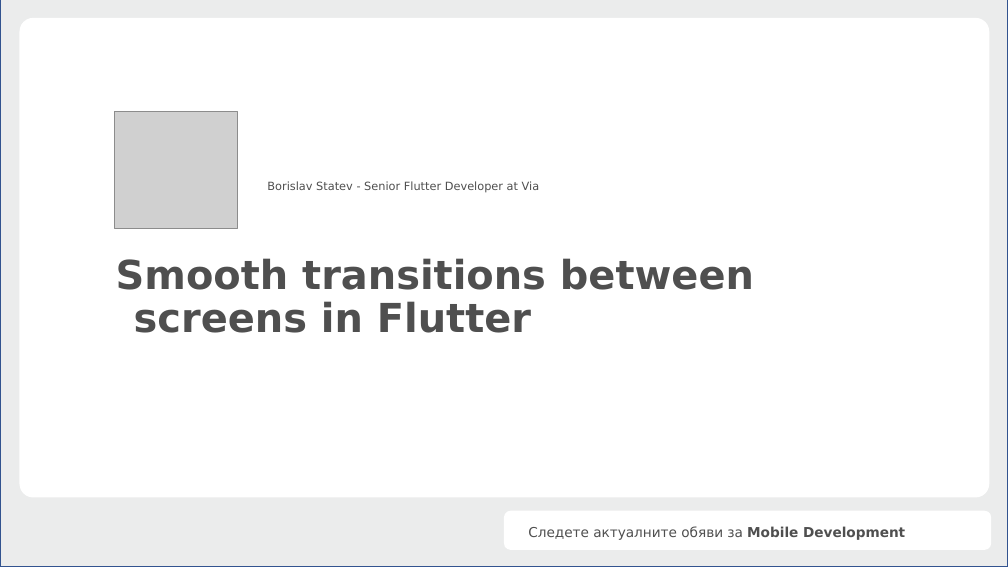
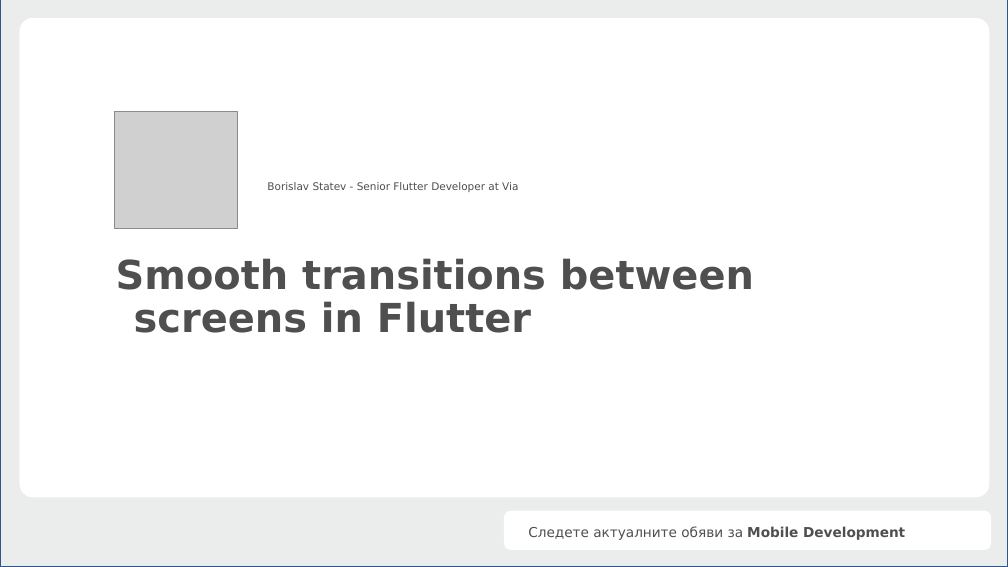
Before and after one commit to BobbyStatev/SmoothTransitionsFlutter, a slide deck: slide 1 of Smooth transitions.pptx. Drawn at 1008x567 pixels with LibreOffice and Linux fonts; fonts in the diff are those of the drawing; grey boxes stand for pictures; background and template pictures are left out. Boxes give left, top, right and bottom in pixels: in the first picture for what was removed or moved away, otherwise in the second. Text is boxed around its words. In the diff, an @@ line names an element or a change of style, - is before the commit and + after.

```diff
--- a/Smooth transitions.pptx
+++ b/Smooth transitions.pptx
@@ text "Borislav Statev - Senior Flutter ..." at [267,182,518,192]: size 10.8 to 10 pt @@
```
Also in this commit, not shown: 4 other slides changed, 25 other files.
